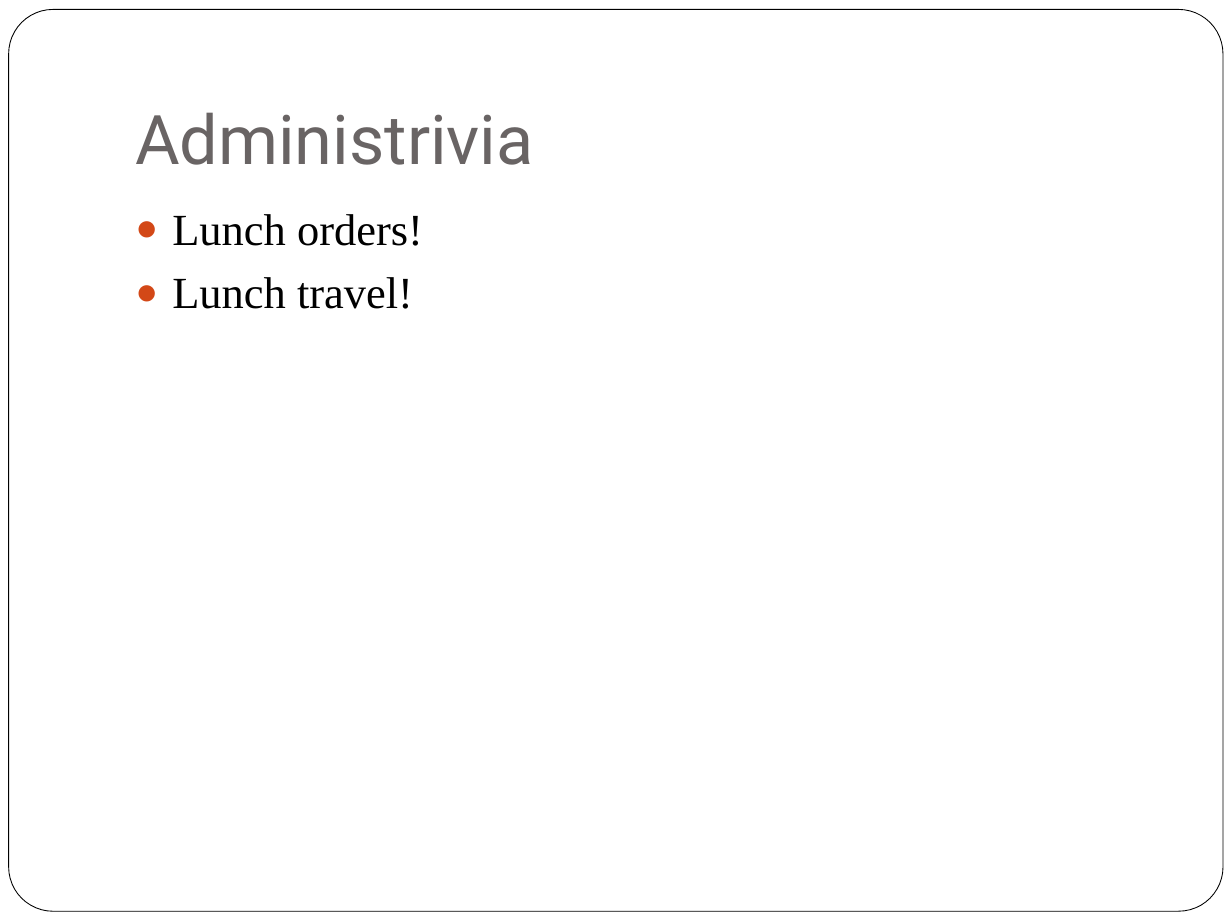
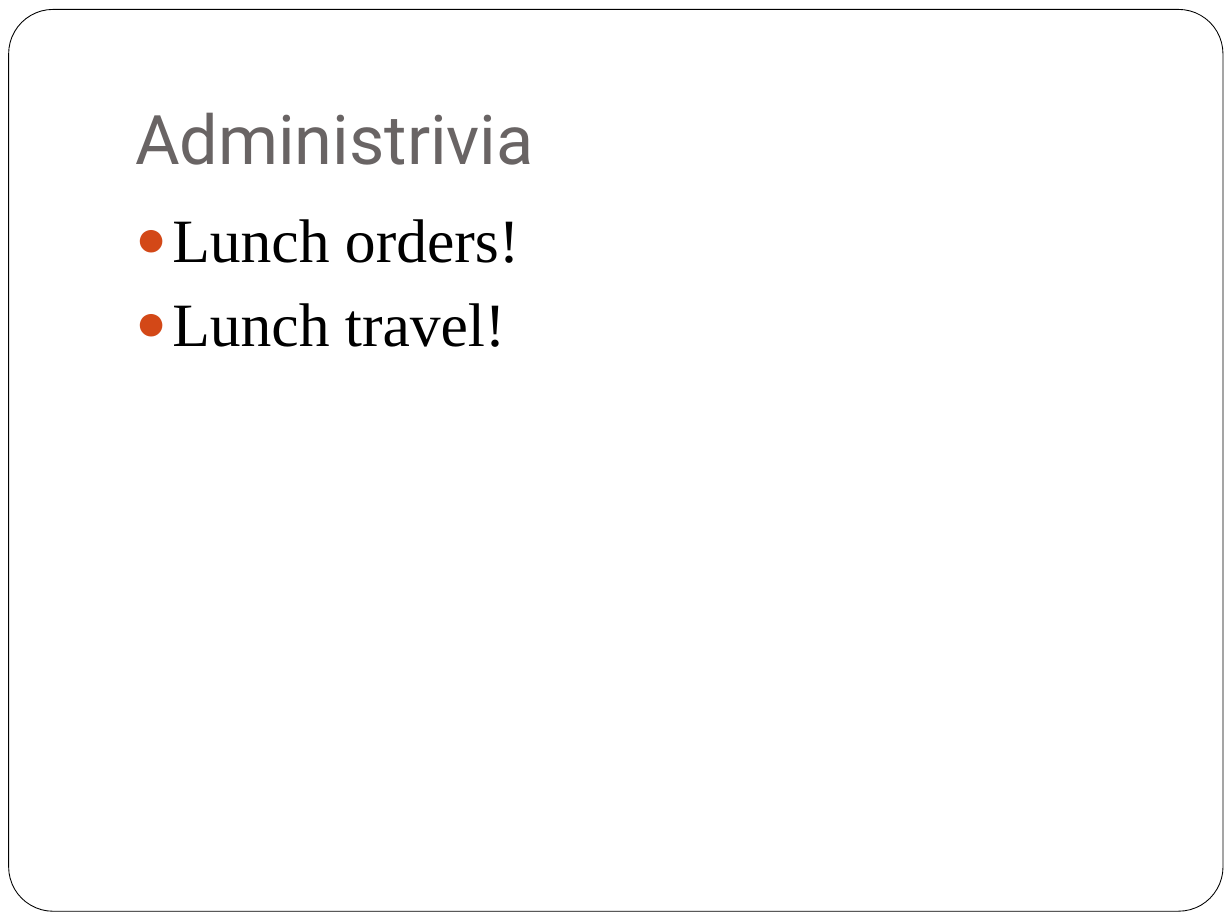
Before and after one commit to ngs-docs/angus, a slide deck: slide 1 of files/2014-final-lecture.pptx. Drawn at 1232x924 pixels with LibreOffice and Linux fonts; fonts in the diff are those of the drawing. Boxes give left, top, right and bottom in pixels: in the first picture for what was removed or moved away, otherwise in the second. Text is boxed around its words. In the diff, an @@ line names an element or a change of style, - is before the commit and + after.

Commit message:
final lecture

```diff
--- a/files/2014-final-lecture.pptx
+++ b/files/2014-final-lecture.pptx
@@ text "Lunch orders!" at (172, 219, 519, 347): size 26 to 36 pt @@
```
